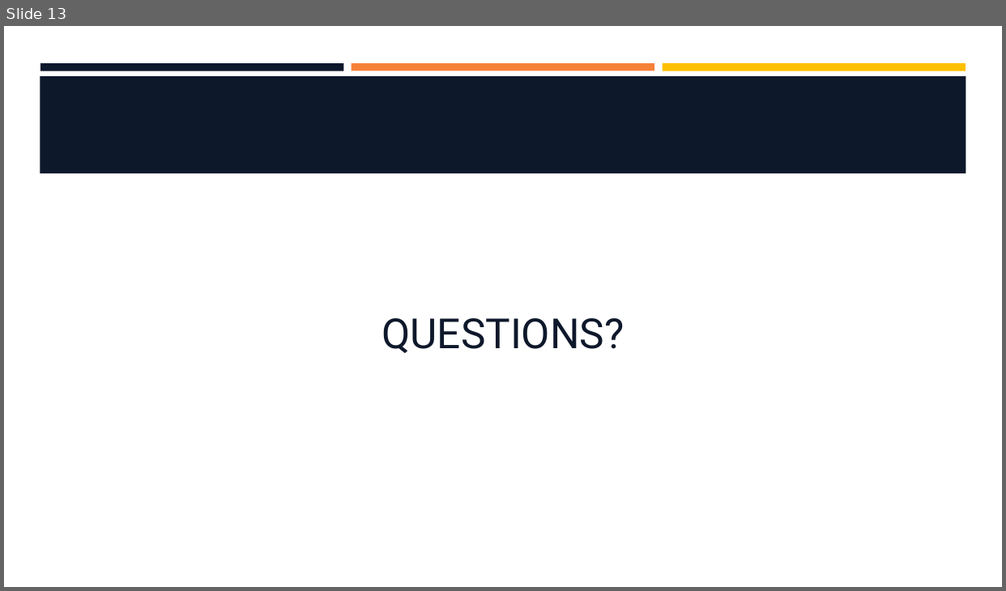
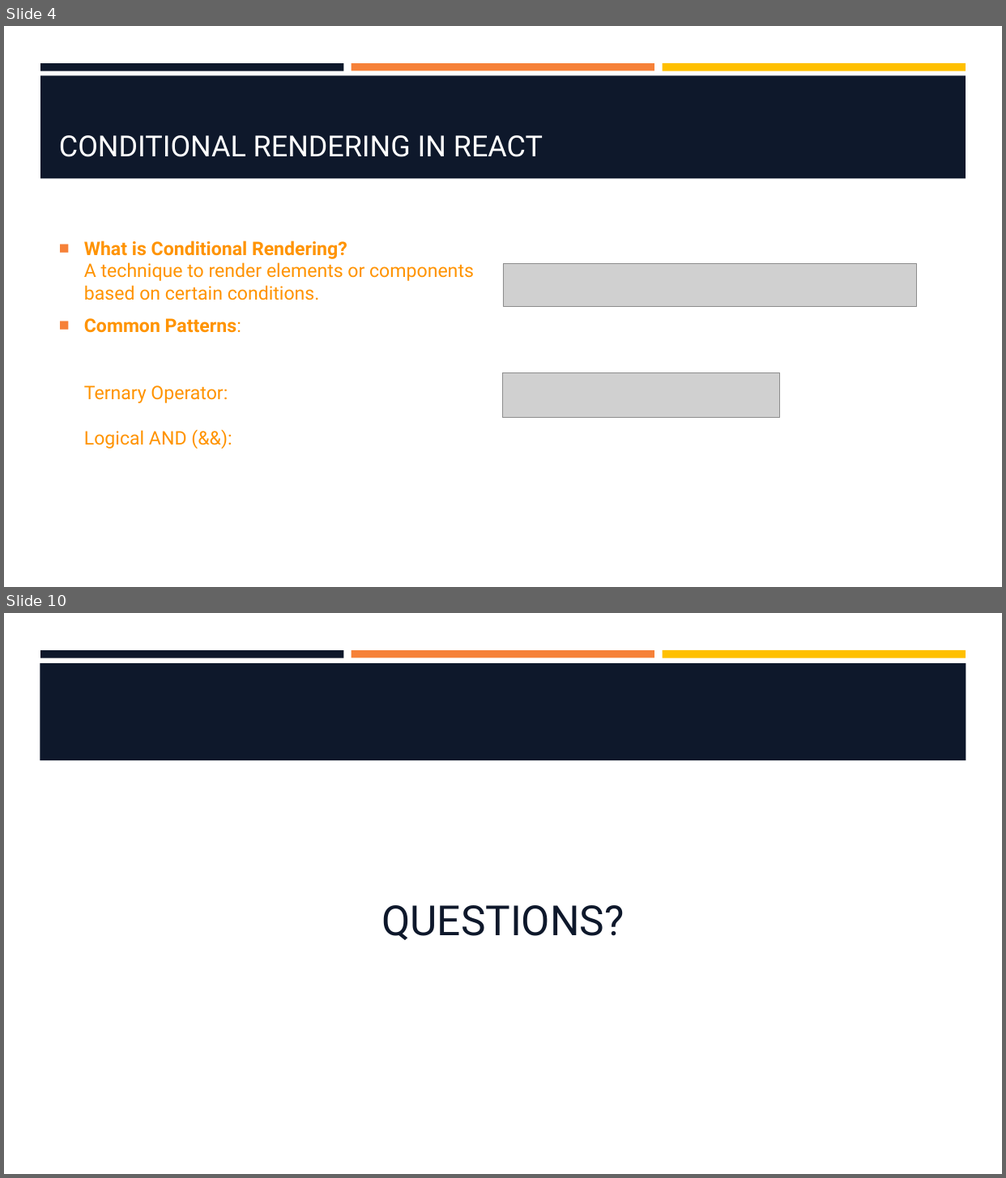
Before and after one commit to hawkeye1900/SBC-Sept24, a slide deck: week-9/W9-S3-Rendering-API-Deployment/W9-S3-Rendering-API-Deployment.pptx. Shown one above the other, each under a label of ours: slide 13 before the commit, slides 4 and 10 after it; the slides between them are not shown. The pictures are 1006x591 and 1006x1178 pixels, drawn with LibreOffice and Linux fonts; fonts in the diff are those of the drawing; grey boxes stand for pictures; background and template pictures are left out. Boxes give left, top, right and bottom in pixels: in the first picture for what was removed or moved away, otherwise in the second. Text is boxed around its words. In the diff, an @@ line names an element or a change of style, - is before the commit and + after.

```diff
--- a/week-9/W9-S3-Rendering-API-Deployment/W9-S3-Rendering-API-Deployment.pptx
+++ b/week-9/W9-S3-Rendering-API-Deployment/W9-S3-Rendering-API-Deployment.pptx
@@ slide 4 added at bbox=[4, 26, 1002, 587], background #FFFFFF; not listed: 3 template elements that a slide beside it also shows @@
@@ rectangle added at bbox=[40, 75, 966, 179], fill #0E182B @@
@@ title added at bbox=[59, 135, 543, 157], 28 pt, text #FFFFFF @@
+CONDITIONAL RENDERING IN REACT
@@ text added at bbox=[84, 241, 474, 449], 18 pt, text #FF9300 @@
+■ What is Conditional Rendering?
+  A technique to render elements or components based on certain conditions.
+■ Common Patterns:
+  Ternary Operator:
+  Logical AND (&&):
@@ picture added at bbox=[503, 264, 918, 307] @@
@@ picture added at bbox=[503, 373, 780, 418] @@
@@ what was slide 13 is now slide 10 @@
```
Also in this commit, not shown: 4 slides changed, 4 other slides added, 8 slides removed, 1 other file.
